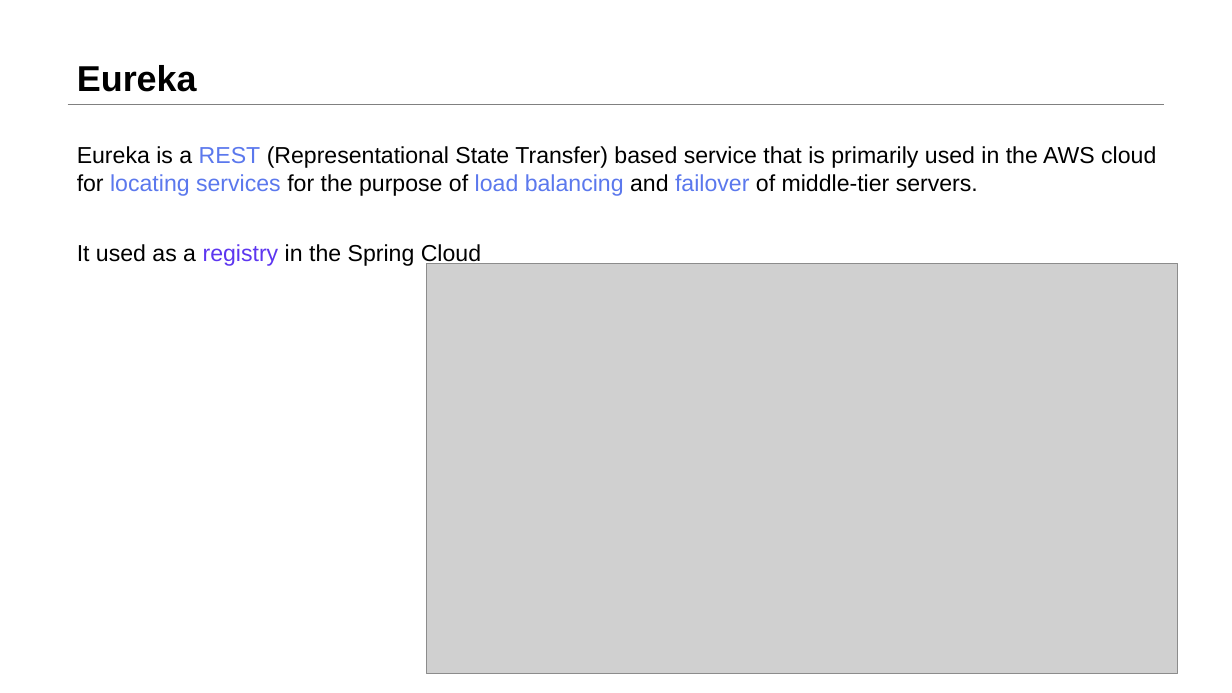
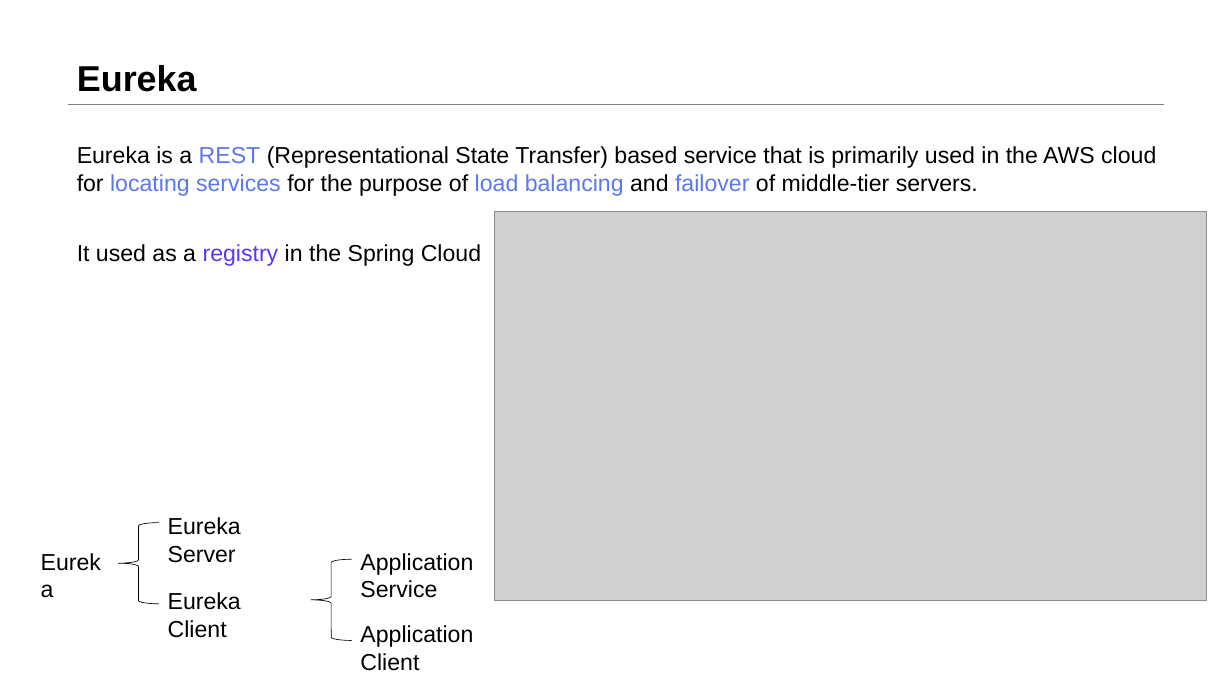
Before and after one commit to LIULE8/ppt, a slide deck: slide 11 of Sharing2.pptx (slide 10 before the commit). Drawn at 1232x693 pixels with LibreOffice and Linux fonts; fonts in the diff are those of the drawing; grey boxes stand for pictures. Boxes give left, top, right and bottom in pixels: in the first picture for what was removed or moved away, otherwise in the second. Text is boxed around its words. In the diff, an @@ line names an element or a change of style, - is before the commit and + after.

```diff
--- a/Sharing2.pptx
+++ b/Sharing2.pptx
@@ picture: place and size @@
-picture at box(427, 263, 1178, 674)
+picture at box(494, 212, 1207, 601)
@@ group added at box(31, 517, 473, 671): 5 texts, 2 left braces @@
+Eureka
+Eureka Server
+Eureka Client
+Application Service
+Application Client
```
Also in this commit, not shown: 2 other slides changed, 1 slide added.
